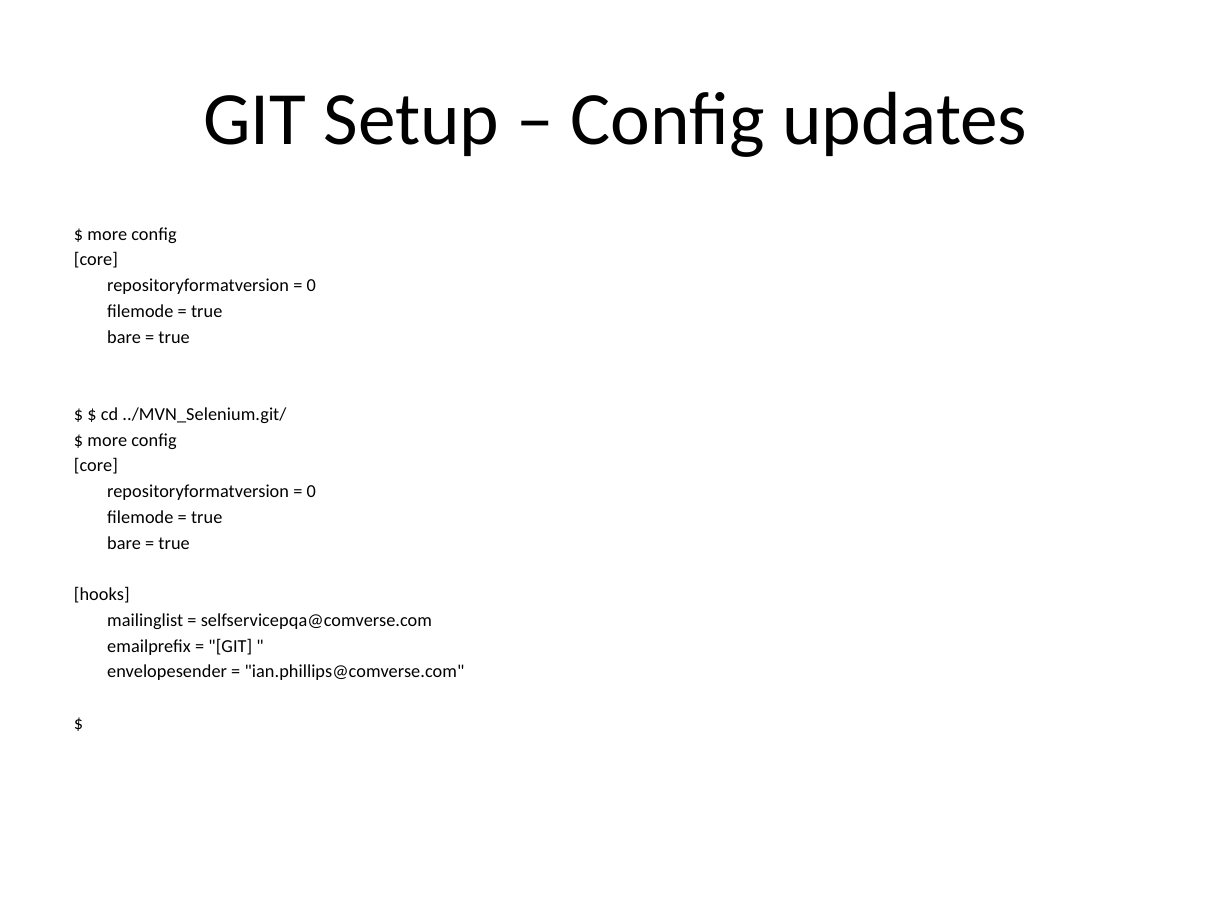
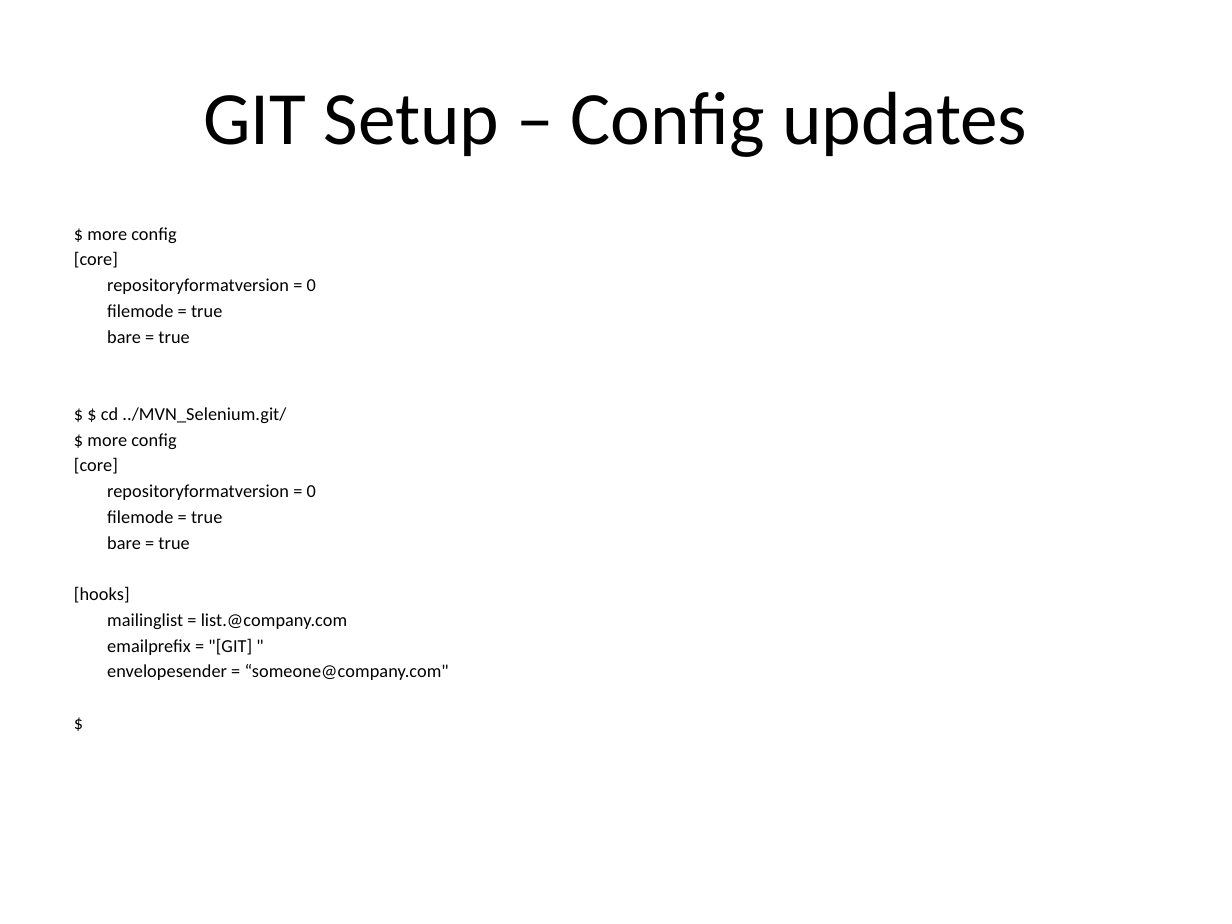
Before and after one commit to phillipsic/SeleniumDriverFramework, a slide deck: slide 14 of AutomationSetup.pptx (slide 10 before the commit). Drawn at 1232x924 pixels with LibreOffice and Linux fonts; fonts in the diff are those of the drawing. Boxes give left, top, right and bottom in pixels: in the first picture for what was removed or moved away, otherwise in the second. Text is boxed around its words. In the diff, an @@ line names an element or a change of style, - is before the commit and + after.

Commit message:
Improved presentation.

```diff
--- a/AutomationSetup.pptx
+++ b/AutomationSetup.pptx
@@ text at bbox=[107, 613, 347, 629]: text changed @@
-mailinglist = selfservicepqa@comverse.com
+mailinglist = list.@company.com
@@ text at bbox=[107, 664, 449, 680]: text changed @@
-envelopesender = "ian.phillips@comverse.com"
+envelopesender = “someone@company.com"
```
Also in this commit, not shown: 1 other slide changed, 5 slides added, 1 slide removed.
